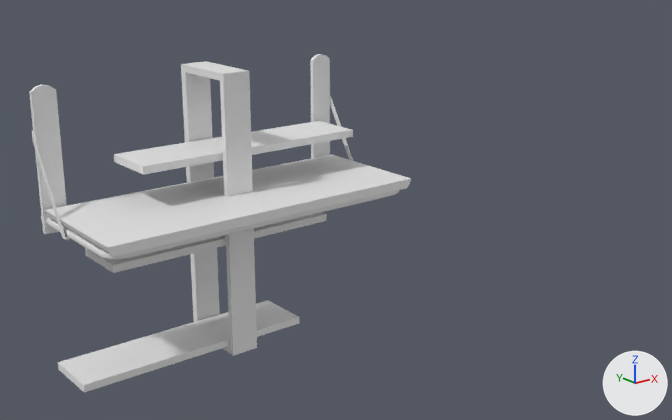
The FBX model Assets/Meshes/SM_WallHolders.fbx: old version first, new version second.
Rendered twice from a camera (50 mm lens) standing at (-0.951, -1.646, 0.566) and looking at (0.305, -0.076, -0.062). Every picture has the same lights, and +X, +Y and +Z are marked at lower right. The picture after the commit comes second.

Names of what the first picture shows: 'SM_CubicHanging', 'SM_WallHanging'.
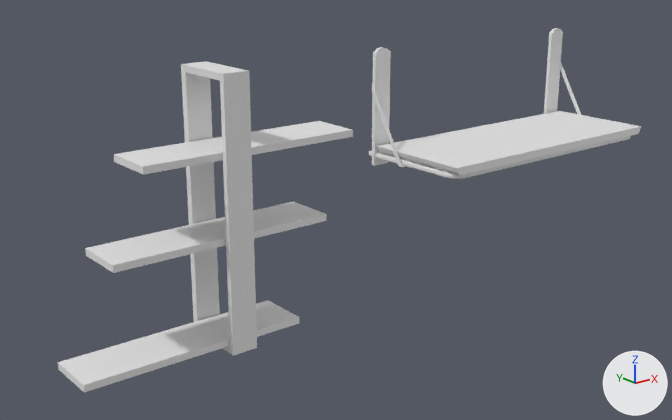
Where the newer file only moved an object's origin or applied its transform, the numbers keep the older frame.

Changed parts and their boxes (x1, y1, x2, y2) in the pictures (672 x 420 px):
'SM_WallHanging', moved: before (29, 54, 411, 259); after (369, 28, 641, 179)

What the commit changed:
me_cube_013 is used by ob_sm_wallhanging; location (0.0, 0.0, 0.0).
me_cube_013 had 248 vertices, 212 faces and spanned x -0.344..0.344, y -0.282..0.015, z 0.0..0.28.
me_cube_013 now has 248 vertices, 212 faces and spans x 0.473..1.16, y -0.282..0.015, z 0.0..0.28.
me_cube_013 part 1: the whole mesh is moved by (0.817, 0.0, 0.0).
